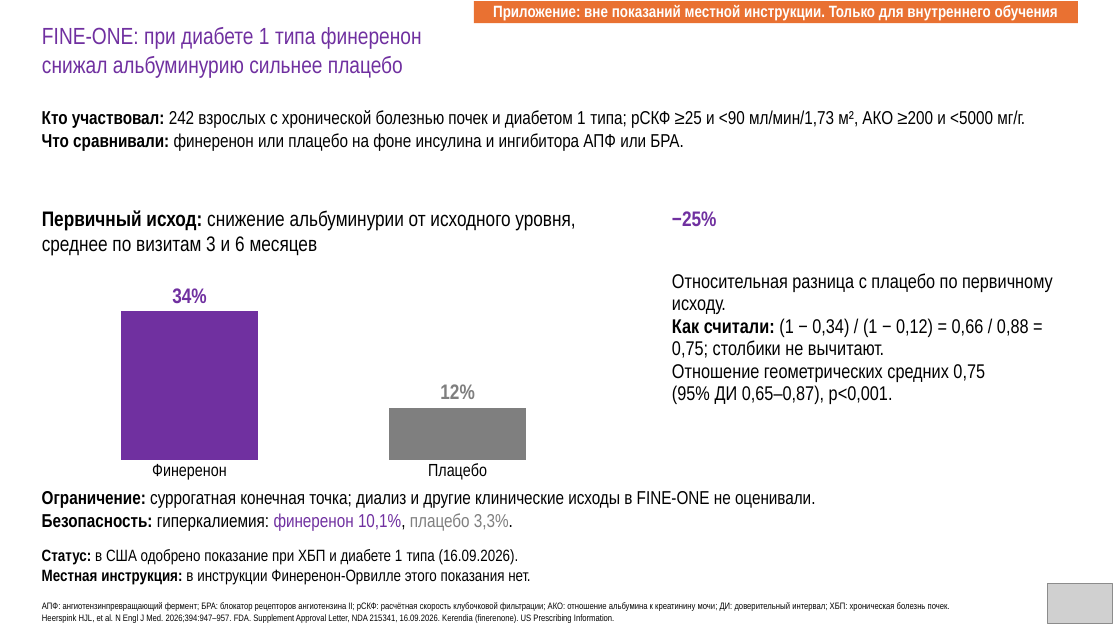
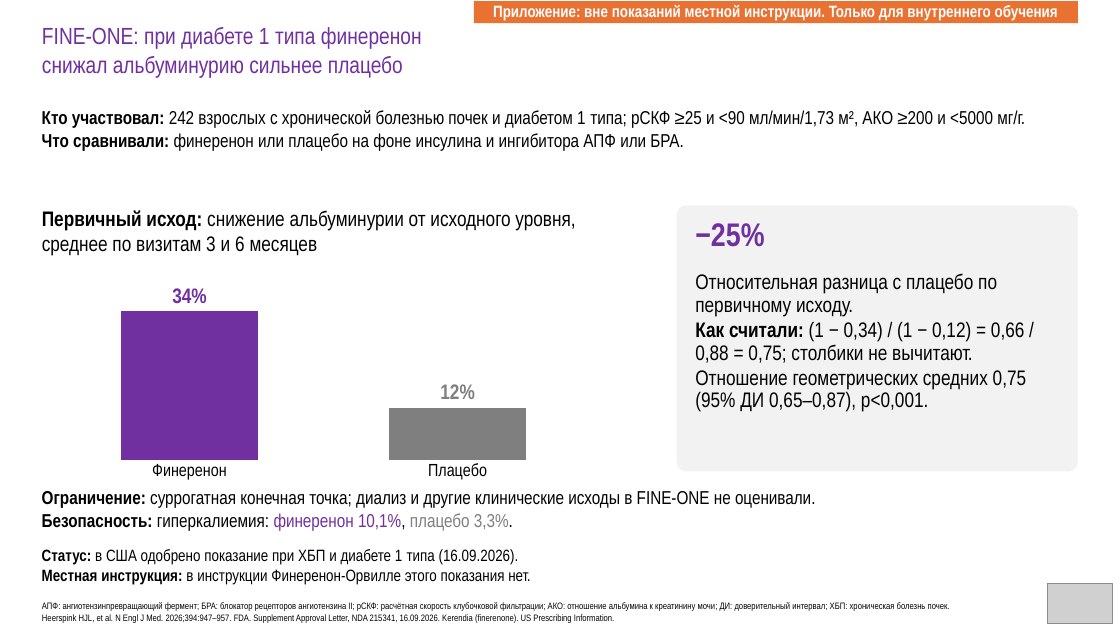
Before and after one commit to drabdulbosit1-eng/my-test-cloud, a slide deck: slide 46 of finerenone/Finerenone_Levin_reviewed.pptx. Drawn at 1120x630 pixels with LibreOffice and Linux fonts; fonts in the diff are those of the drawing; grey boxes stand for pictures. Boxes give left, top, right and bottom in pixels: in the first picture for what was removed or moved away, otherwise in the second. Text is boxed around its words. In the diff, an @@ line names an element or a change of style, - is before the commit and + after.

```diff
--- a/finerenone/Finerenone_Levin_reviewed.pptx
+++ b/finerenone/Finerenone_Levin_reviewed.pptx
@@ rounded rectangle added at (x1=677, y1=205, x2=1079, y2=471), fill #F2F2F2 @@
@@ text "−25%" moved from (x1=672, y1=211, x2=716, y2=226) to (x1=695, y1=223, x2=764, y2=247) @@
@@ text "−25%" at (x1=695, y1=223, x2=764, y2=247): size 18 to 28 pt @@
@@ text "Относительная разница с плацебо по ..." moved from (x1=672, y1=273, x2=1053, y2=404) to (x1=695, y1=273, x2=1026, y2=412) @@
@@ text "Относительная разница с плацебо по ..." at (x1=695, y1=273, x2=1026, y2=412): size 17 to 18 pt @@
```
Also in this commit, not shown: 8 other slides changed, 1 other file.
